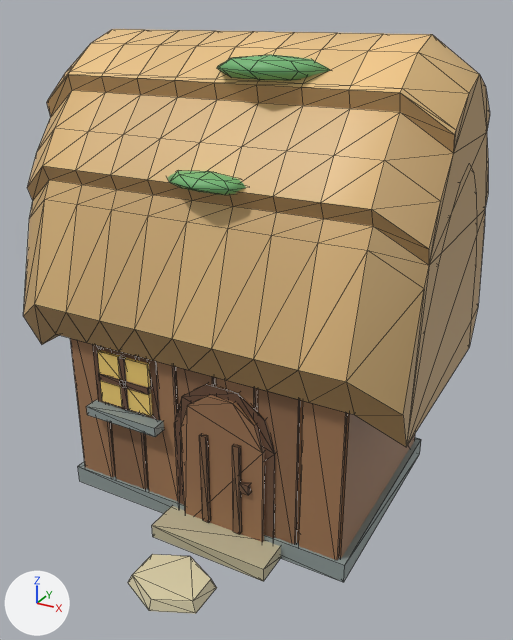
A saved change to the glTF model godot/art/models/hut.glb.
Camera for both pictures: a 50 mm lens placed at (1.63, -2.94, 2.38), pointed at (0.11, -0.19, 1.01). Every picture has the same lights, and +X, +Y and +Z are marked at lower left. The first picture is the older version. Mesh edges are drawn as thin lines. Vertices at exactly the same position are counted once.

In view in the first picture: 'body', 'body_nl'.
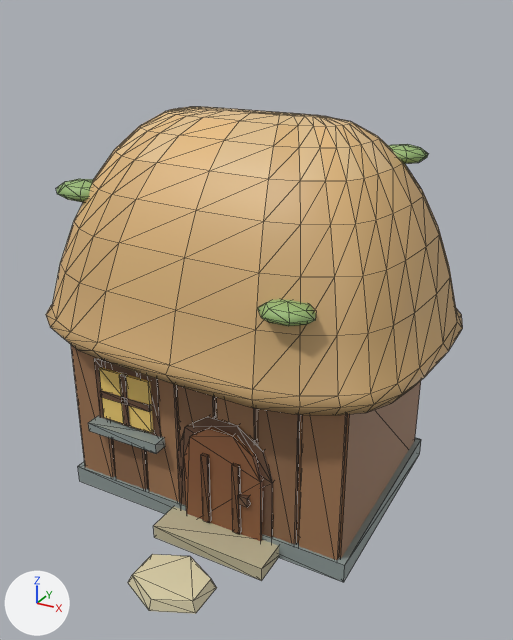
Edits to the bpy script that builds the scene:
```text
Change me_body:
    used by ob_body; location = (0.0, 0.0, 0.0)
    remove me_body.from_pydata(...)  # 571 vertices, 1002 faces; spans x -0.99..0.99, y -1.14..0.72, z 0.0..2.29
    add me_body.from_pydata(...)  # 524 vertices, 934 faces; spans x -1.0..1.0, y -1.14..0.78, z 0.0..1.95
    me_body part 1: the loose piece of 16 vertices spanning x -0.12..0.42, y -0.58..-0.55, z 0.0..0.83 is scaled about its middle by (0.778, 1, 0.735), then moved by (0.0, -0.02, -0.11)
    me_body part 2: the loose piece of 8 vertices spanning x 0.26..0.31, y -0.62..-0.59, z 0.33..0.38 is moved by (-0.01, 0.0, -0.07)
    me_body part 3: a new loose piece, a box spanning x -0.15..0.45, y -0.75..-0.55, z 0.0..0.07, in mat_defaultmaterial
    me_body part 4: the loose piece of 8 vertices spanning x -0.59..-0.21, y -0.57..-0.54, z 0.54..0.9 is moved by (0.0, 0.0, -0.1)
    me_body part 5: the loose piece of 8 vertices spanning x -0.55..-0.25, y -0.59..-0.54, z 0.57..0.85 is moved by (0.0, 0.0, -0.09)
    me_body part 6: the loose piece of 8 vertices spanning x -0.42..-0.38, y -0.59..-0.53, z 0.57..0.85 is moved by (0.0, 0.0, -0.09)
    me_body part 7: the loose piece of 8 vertices spanning x -0.55..-0.25, y -0.59..-0.53, z 0.7..0.73 is moved by (0.0, 0.0, -0.1)
    me_body part 8: the loose piece of 8 vertices spanning x -0.61..-0.19, y -0.64..-0.54, z 0.5..0.55 is moved by (0.0, 0.0, -0.09)
    me_body part 9: the loose piece of 267 vertices spanning x -0.99..0.99, y -0.72..0.72, z 0.76..2.29 is rebuilt with 336 vertices and now spans x -1.0..1.0, y -0.78..0.78, z 0.87..1.95
    me_body part 10: the loose piece of 16 vertices spanning x -0.07..0.37, y -0.59..-0.56, z 0.0..0.78 is rebuilt with 16 vertices and now spans x -0.11..0.41, y -0.58..-0.55, z 0.0..0.66
    me_body part 11: 52 vertices removed from x -0.75..0.75, y -0.75..0.55, z 0.0..1.15; 44 vertices added at x -0.75..0.75, y -0.61..0.55, z 0.08..1.0
    other edits to the shape of me_body do not show in these pictures
Change me_body_nl:
    used by ob_body_nl; location = (0.0, 0.0, 0.0)
    remove me_body_nl.from_pydata(...)  # 78 vertices, 144 faces; spans x -0.647..0.484, y -0.668..0.375, z 1.703..2.239
    add me_body_nl.from_pydata(...)  # 69 vertices, 126 faces; spans x -0.914..0.749, y -0.742..0.387, z 1.254..1.811
    me_body_nl part 12: 52 vertices removed from x -0.647..0.484, y -0.43..0.375, z 2.11..2.239; 23 vertices added at x 0.502..0.749, y 0.173..0.387, z 1.73..1.811
    me_body_nl part 13: 26 vertices removed from x -0.127..0.285, y -0.668..-0.399, z 1.703..1.782; 23 vertices added at x 0.38..0.631, y -0.742..-0.54, z 1.254..1.339
    me_body_nl part 14: 23 vertices added at x -0.914..-0.604, y -0.46..-0.213, z 1.52..1.62
```

Location of each change, [x1, y1, x2, y2] in pixels of the pictures (513 x 640 px; the box of a moved part takes in the faces that stretch with it):
'body', reshaped (11% narrower, 13% shorter): before [23, 29, 490, 614]; after [46, 107, 463, 614]
'body_nl', reshaped: before [167, 55, 330, 195]; after [56, 144, 428, 326]
part 1 of me_body, moved or reshaped: before [174, 384, 276, 538]; after [184, 427, 263, 541]
part 2 of me_body, moved or reshaped: before [239, 481, 251, 495]; after [238, 493, 249, 507]
part 3 of me_body, added (beige): after [153, 506, 279, 581]
part 4 of me_body, moved or reshaped: before [93, 344, 160, 420]; after [94, 358, 161, 437]
part 5 of me_body, moved or reshaped: before [97, 350, 152, 416]; after [99, 367, 154, 433]
part 6 of me_body, moved or reshaped: before [118, 356, 129, 410]; after [120, 373, 130, 426]
part 7 of me_body, moved or reshaped: before [99, 373, 151, 394]; after [100, 390, 152, 412]
part 8 of me_body, moved or reshaped: before [86, 400, 164, 437]; after [88, 416, 165, 454]
part 9 of me_body, rebuilt (11% narrower, 26% shorter): before [23, 29, 490, 447]; after [46, 107, 463, 415]
part 10 of me_body, rebuilt (14% wider, 17% shorter): before [181, 395, 265, 542]; after [177, 416, 273, 538]
part 11 of me_body, moved or reshaped: before [70, 338, 415, 581]; after [71, 345, 421, 560]
part 12 of me_body_nl, cut back: before [217, 55, 330, 80]; after [388, 144, 428, 164]
part 13 of me_body_nl, moved or reshaped: before [167, 171, 246, 195]; after [257, 299, 316, 326]
part 14 of me_body_nl, added (green): after [56, 179, 94, 202]
